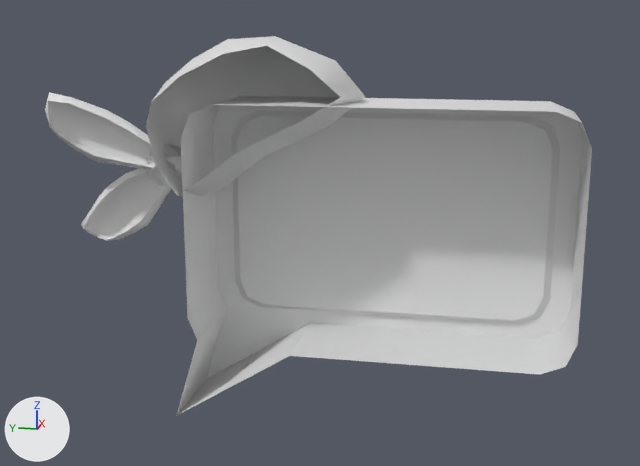
Before and after pictures for a commit that changed the FBX model Assets/Artists/Ian/3D models/text box.fbx.
One viewpoint serves both versions: a camera (50 mm lens) standing at (-7.48, -1.09, 1.8) and looking at (0.12, 0.43, -0.1). Arrows for +X, +Y and +Z are at lower left; the lights stay in place. The older version comes first. Materials are left out; every surface is plain grey. Where no turn or scale is listed for an object, it has been applied to the vertices.
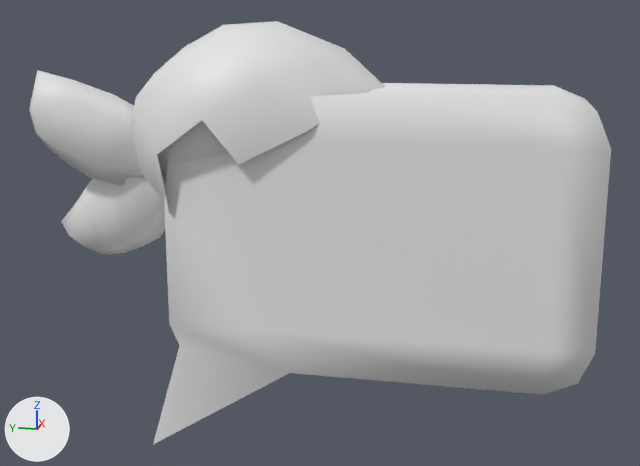
Commit message: text box outline

What changed in the scene script:
```text
Change me_cube_015:
    used by ob_text_box; location = (0.0, 0.0, 0.0)
    remove me_cube_015.from_pydata(...)  # 53 vertices, 42 faces; spans x -0.43..0.43, y -1.81..1.65, z -1.74..1.08
    add me_cube_015.from_pydata(...)  # 455 vertices, 409 faces; spans x -0.77..0.98, y -1.93..2.97, z -1.96..1.74
    me_cube_015 part 1: 402 vertices added at x -0.77..0.98, y -1.93..2.97, z -1.96..1.74
Remove ob_cube_004:
    ob_cube_004 = bpy.data.objects.new('Cube.004', me_cube_008)
    ob_cube_004.location = (-0.029, 2.12, 0.622)
Remove ob_cube_007:
    ob_cube_007 = bpy.data.objects.new('Cube.007', me_cube_014)
    ob_cube_007.location = (0.062, 1.991, 0.26)
Remove ob_sphere_001:
    ob_sphere_001 = bpy.data.objects.new('Sphere.001', me_sphere_003)
    ob_sphere_001.location = (0.051, 1.817, 0.463)
Remove ob_cube_002:
    ob_cube_002 = bpy.data.objects.new('Cube.002', me_cube_002)
    ob_cube_002.location = (0.035, 0.609, 1.239)
```

Where the change shows, as pixel boxes [x1, y1, x2, y2] in the pictures (640 x 466 px):
'text box', reshaped (40% wider, 32% taller)
    before: [176, 96, 592, 416]
    after: [29, 21, 611, 444]
'Cube.002', deleted
    before: [146, 36, 365, 197]
'Cube.004', deleted
    before: [45, 92, 176, 171]
'Cube.007', deleted
    before: [81, 155, 182, 241]
'Sphere.001', deleted
    before: [147, 144, 181, 189]
part 1 of me_cube_015, added
    after: [29, 21, 611, 444]
